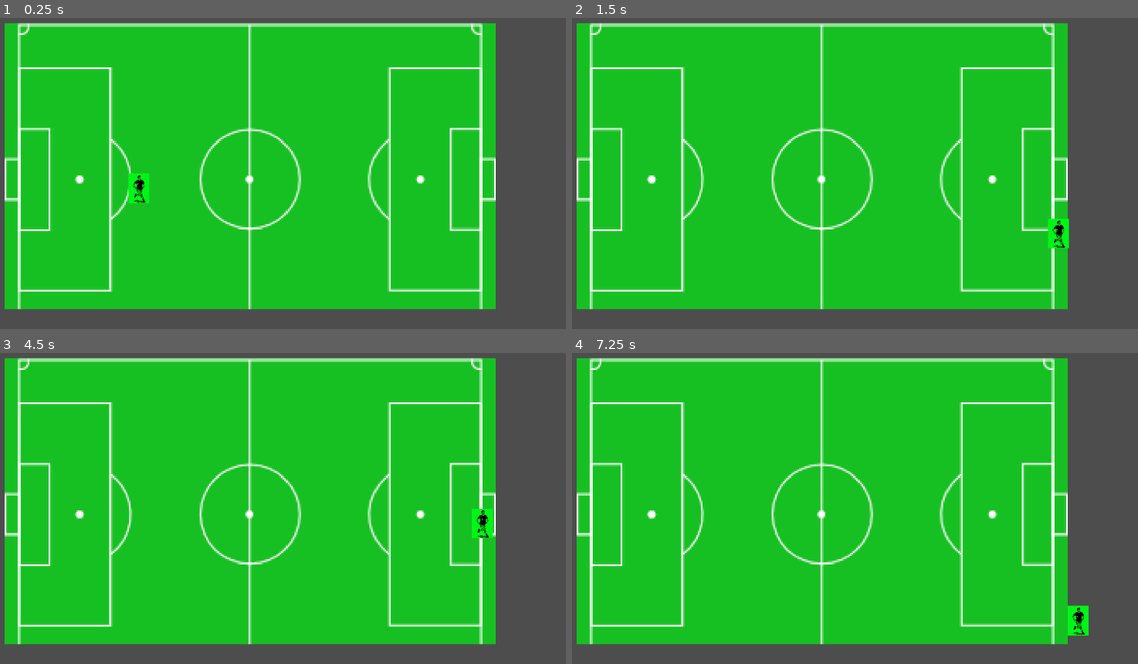
Above: before the commit, frames 1-4 (two rows, left to right).
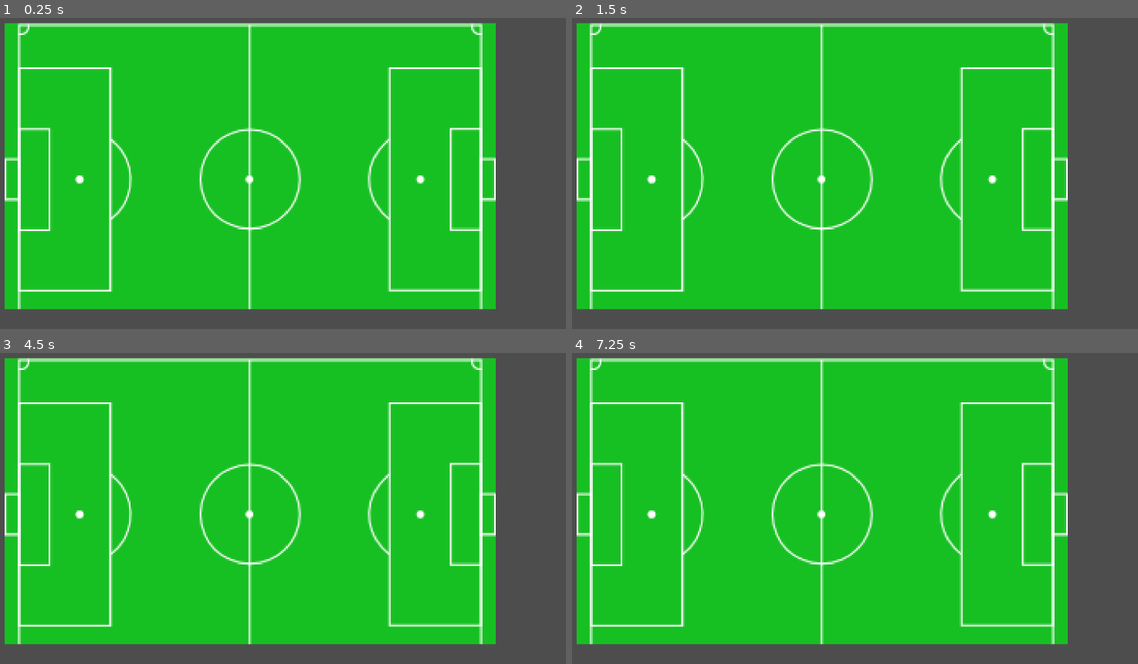
Above: after the commit, the same moments.

Repository: salioundong/TP3_Godot
Game: Godot game, scene res://world.tscn
The game is run twice, just before and just after one commit, with the same random seed, the same clock (stepped at 60 frames per second) and the same inputs.
Inputs:
- Up to frame 1 (0.25 s): no input
- Up to frame 2 (1.5 s): tap Enter at 0.5 s; hold Right (ui_right) 0.53-1.28 s; hold Down (ui_down) from 1.28 s (still down)
- Up to frame 3 (4.5 s): tap Space at 2, 3.5 s; release Down (ui_down) at 2.03 s; hold Right (ui_right) 2.03-2.78 s; tap Enter at 2.75, 4.25 s; hold Up (ui_up) 2.78-3.53 s; hold Left (ui_left) from 3.53 s (still down)
- Up to frame 4 (7.25 s): release Left (ui_left) at 5.03 s; hold Down (ui_down) 5.03-5.78 s; tap Space at 5.75 s; hold Right (ui_right) 5.78-6.53 s; hold Up (ui_up) from 6.53 s (still down)

The runs differ from the first frame. In frame 1, 0.3% of the frame differs, in the area x 22-27%, y 49-60%; in frame 2, 0.4%; in frame 3, 0.3%; in frame 4, 0.4%, in the area x 87-92%, y 81-92%.

Commit message:
changement de joueur

Diff:
--- a/player.gd
+++ b/player.gd
@@ -1,7 +1,7 @@
 extends CharacterBody2D
 
 
-@export var speed = 300
+@export var speed = 30
 @export var acceleration = 0.1
 @export var friction = 0.05
 
--- a/player.tscn
+++ b/player.tscn
@@ -1,23 +1,154 @@
-[gd_scene load_steps=4 format=3 uid="uid://botojytb3hmev"]
+[gd_scene load_steps=21 format=3 uid="uid://botojytb3hmev"]
 
 [ext_resource type="Script" path="res://player.gd" id="1_ayidp"]
-[ext_resource type="Texture2D" uid="uid://bq8lxuhr4if0b" path="res://Asset/joueur.png" id="1_vrsls"]
+[ext_resource type="Texture2D" uid="uid://cp1lh1mijk1u3" path="res://TP3_Godot/Sports Pack/PNG/Special/characterSpecial (2).png" id="2_lak8t"]
 
 [sub_resource type="CapsuleShape2D" id="CapsuleShape2D_125ox"]
 height = 45.0
 
+[sub_resource type="AtlasTexture" id="AtlasTexture_pkbef"]
+atlas = ExtResource("2_lak8t")
+region = Rect2(0, 0, 5, 7)
+
+[sub_resource type="AtlasTexture" id="AtlasTexture_ge7av"]
+atlas = ExtResource("2_lak8t")
+region = Rect2(5, 0, 5, 7)
+
+[sub_resource type="AtlasTexture" id="AtlasTexture_1ql7k"]
+atlas = ExtResource("2_lak8t")
+region = Rect2(10, 0, 5, 7)
+
+[sub_resource type="AtlasTexture" id="AtlasTexture_2uit2"]
+atlas = ExtResource("2_lak8t")
+region = Rect2(15, 0, 5, 7)
+
+[sub_resource type="AtlasTexture" id="AtlasTexture_00djl"]
+atlas = ExtResource("2_lak8t")
+region = Rect2(0, 7, 5, 7)
+
+[sub_resource type="AtlasTexture" id="AtlasTexture_1rptb"]
+atlas = ExtResource("2_lak8t")
+region = Rect2(5, 7, 5, 7)
+
+[sub_resource type="AtlasTexture" id="AtlasTexture_vuiqf"]
+atlas = ExtResource("2_lak8t")
+region = Rect2(10, 7, 5, 7)
+
+[sub_resource type="AtlasTexture" id="AtlasTexture_2pbht"]
+atlas = ExtResource("2_lak8t")
+region = Rect2(15, 7, 5, 7)
+
+[sub_resource type="AtlasTexture" id="AtlasTexture_tfxwa"]
+atlas = ExtResource("2_lak8t")
+region = Rect2(0, 14, 5, 7)
+
+[sub_resource type="AtlasTexture" id="AtlasTexture_1amf0"]
+atlas = ExtResource("2_lak8t")
+region = Rect2(5, 14, 5, 7)
+
+[sub_resource type="AtlasTexture" id="AtlasTexture_l066h"]
+atlas = ExtResource("2_lak8t")
+region = Rect2(10, 14, 5, 7)
+
+[sub_resource type="AtlasTexture" id="AtlasTexture_exfgq"]
+atlas = ExtResource("2_lak8t")
+region = Rect2(15, 14, 5, 7)
+
+[sub_resource type="AtlasTexture" id="AtlasTexture_1myl7"]
+atlas = ExtResource("2_lak8t")
+region = Rect2(0, 21, 5, 7)
+
+[sub_resource type="AtlasTexture" id="AtlasTexture_5xsl2"]
+atlas = ExtResource("2_lak8t")
+region = Rect2(5, 21, 5, 7)
+
+[sub_resource type="AtlasTexture" id="AtlasTexture_55tia"]
+atlas = ExtResource("2_lak8t")
+region = Rect2(10, 21, 5, 7)
+
+[sub_resource type="AtlasTexture" id="AtlasTexture_wgllt"]
+atlas = ExtResource("2_lak8t")
+region = Rect2(15, 21, 5, 7)
+
+[sub_resource type="SpriteFrames" id="SpriteFrames_d3040"]
+animations = [{
+"frames": [{
+"duration": 1.0,
+"texture": SubResource("AtlasTexture_pkbef")
+}, {
+"duration": 1.0,
+"texture": SubResource("AtlasTexture_ge7av")
+}, {
+"duration": 1.0,
+"texture": SubResource("AtlasTexture_1ql7k")
+}, {
+"duration": 1.0,
+"texture": SubResource("AtlasTexture_2uit2")
+}, {
+"duration": 1.0,
+"texture": SubResource("AtlasTexture_00djl")
+}, {
+"duration": 1.0,
+"texture": SubResource("AtlasTexture_1rptb")
+}, {
+"duration": 1.0,
+"texture": SubResource("AtlasTexture_vuiqf")
+}, {
+"duration": 1.0,
+"texture": SubResource("AtlasTexture_2pbht")
+}, {
+"duration": 1.0,
+"texture": SubResource("AtlasTexture_tfxwa")
+}, {
+"duration": 1.0,
+"texture": SubResource("AtlasTexture_1amf0")
+}, {
+"duration": 1.0,
+"texture": SubResource("AtlasTexture_l066h")
+}, {
+"duration": 1.0,
+"texture": SubResource("AtlasTexture_exfgq")
+}, {
+"duration": 1.0,
+"texture": SubResource("AtlasTexture_1myl7")
+}, {
+"duration": 1.0,
+"texture": SubResource("AtlasTexture_5xsl2")
+}, {
+"duration": 1.0,
+"texture": SubResource("AtlasTexture_55tia")
+}, {
+"duration": 1.0,
+"texture": SubResource("AtlasTexture_wgllt")
+}],
+"loop": true,
+"name": &"joueur",
+"speed": 5.0
+}, {
+"frames": [],
+"loop": true,
+"name": &"new_animation",
+"speed": 5.0
+}]
+
 [node name="Player" type="CharacterBody2D"]
+collision_layer = 0
+collision_mask = 0
 platform_floor_layers = 4278190083
 script = ExtResource("1_ayidp")
 
 [node name="Joueur" type="Sprite2D" parent="."]
 self_modulate = Color(0, 1, 0.0941176, 1)
 light_mask = 0
-scale = Vector2(0.02, 0.02)
-texture = ExtResource("1_vrsls")
+scale = Vector2(0.3, 0.3)
+texture = ExtResource("2_lak8t")
 
 [node name="CollisionShape2D" type="CollisionShape2D" parent="."]
 position = Vector2(0, 2)
 scale = Vector2(2, 2)
 shape = SubResource("CapsuleShape2D_125ox")
 debug_color = Color(0, 0.6, 0.701961, 0.419608)
+
+[node name="AnimatedSprite2D" type="AnimatedSprite2D" parent="."]
+sprite_frames = SubResource("SpriteFrames_d3040")
+animation = &"new_animation"
--- a/world.tscn
+++ b/world.tscn
@@ -262,7 +262,7 @@
 
 [sub_resource type="TileSet" id="TileSet_8r3q8"]
 tile_size = Vector2i(25, 25)
-physics_layer_0/collision_layer = 3855
+physics_layer_0/collision_layer = 3871
 physics_layer_0/collision_mask = 3855
 sources/0 = SubResource("TileSetAtlasSource_0crg7")
 
Binary file added: Asset/equipments.png
Not shown, added: Asset/equipments.png.import
